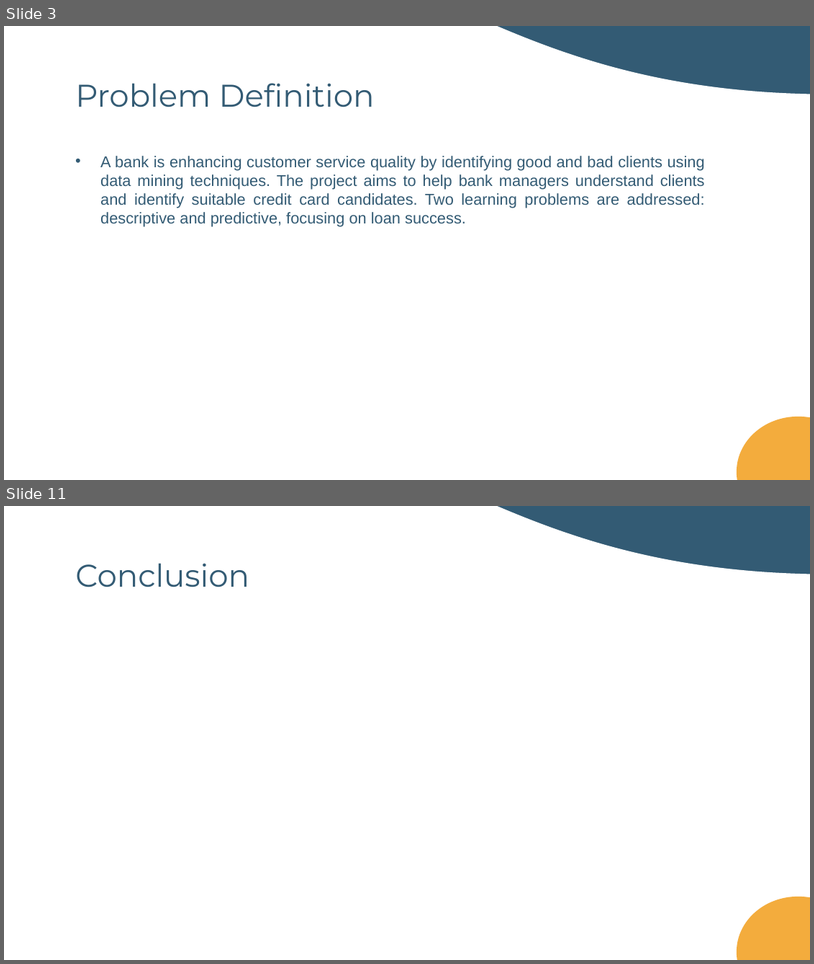
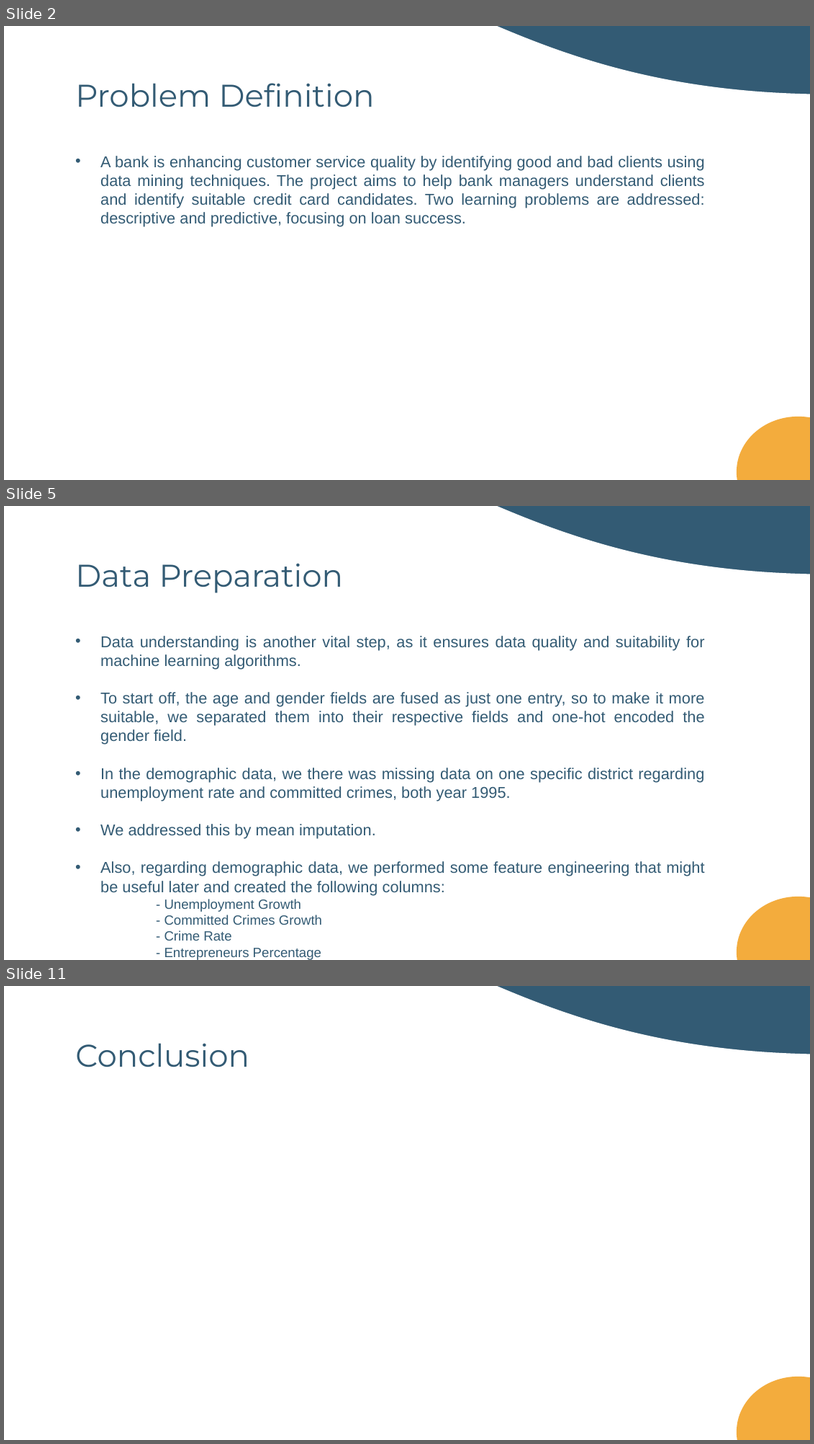
Before and after one commit to DanielaTomas/FCUP-DM1, a slide deck: docs/DM1.pptx. Shown one above the other, each under a label of ours: slides 3 and 11 before the commit, slides 2, 5 and 11 after it; the slides between them are not shown. The pictures are 814x964 and 814x1444 pixels, drawn with LibreOffice and Linux fonts; fonts in the diff are those of the drawing. Boxes give left, top, right and bottom in pixels: in the first picture for what was removed or moved away, otherwise in the second. Text is boxed around its words. In the diff, an @@ line names an element or a change of style, - is before the commit and + after.

```diff
--- a/docs/DM1.pptx
+++ b/docs/DM1.pptx
@@ slide 5 added at [4,506,810,960], background #335B74; not listed: 1 template element that a slide beside it also shows @@
@@ title added at [75,563,344,593], 28 pt, text #335B74 @@
+Data Preparation
@@ text added at [100,636,705,960], 14 pt, text #335B74 @@
+• Data understanding is another vital step, as it ensures data quality and suitability for machine learning algorithms.
+• To start off, the age and gender fields are fused as just one entry, so to make it more suitable, we separated them into their respective fields and one-hot encoded the gender field.
+• In the demographic data, we there was missing data on one specific district regarding unemployment rate and committed crimes, both year 1995.
+• We addressed this by mean imputation.
+• Also, regarding demographic data, we performed some feature engineering that might be useful later and created the following columns:
+- Unemployment Growth
+- Committed Crimes Growth
+- Crime Rate
+- Entrepreneurs Percentage
+- Urban Population Density
@@ freeform shape added at [737,896,810,960], fill #F3AC3D @@
@@ what was slide 3 is now slide 2 @@
```
Also in this commit, not shown: 3 slides changed, 4 other slides added, 5 slides removed, 2 other files.
